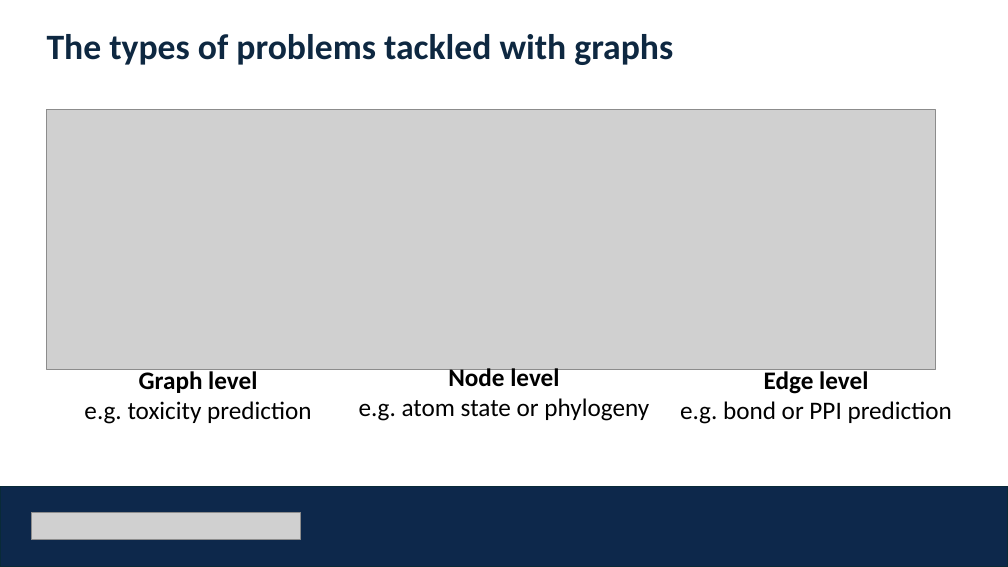
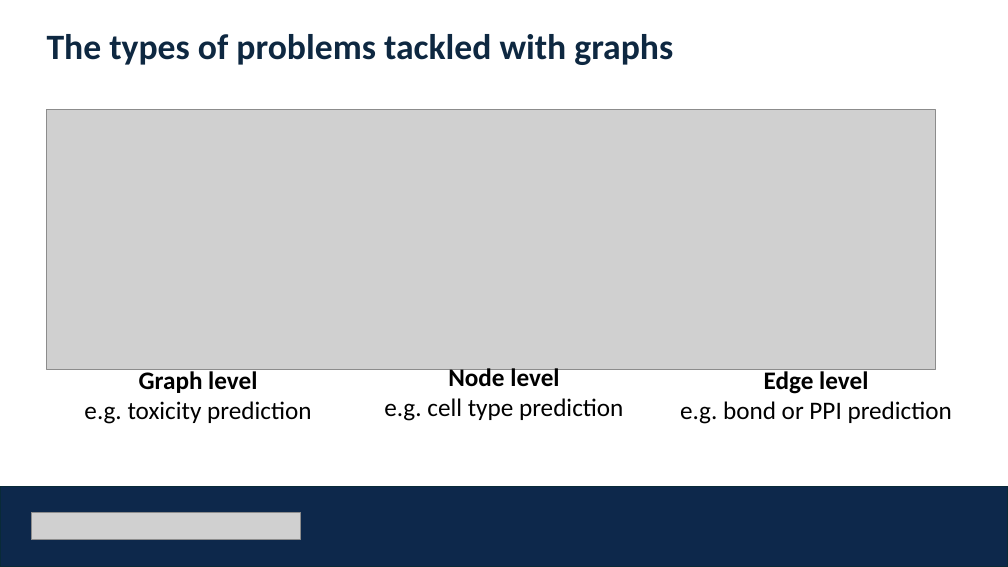
Before and after one commit to gnsrivastava/Teaching, a slide deck: slide 8 of GCN/GraphLearning_Omics.pptx (slide 9 before the commit). Drawn at 1008x567 pixels with LibreOffice and Linux fonts; fonts in the diff are those of the drawing; grey boxes stand for pictures. Boxes give left, top, right and bottom in pixels: in the first picture for what was removed or moved away, otherwise in the second. Text is boxed around its words. In the diff, an @@ line names an element or a change of style, - is before the commit and + after.

```diff
--- a/GCN/GraphLearning_Omics.pptx
+++ b/GCN/GraphLearning_Omics.pptx
@@ text "Node level" moved from (x1=359, y1=368, x2=649, y2=421) to (x1=384, y1=368, x2=623, y2=421) @@
@@ text at (x1=384, y1=398, x2=623, y2=421): text changed @@
-e.g. atom state or phylogeny
+e.g. cell type prediction
```
Also in this commit, not shown: 3 other slides changed, 4 other files.
